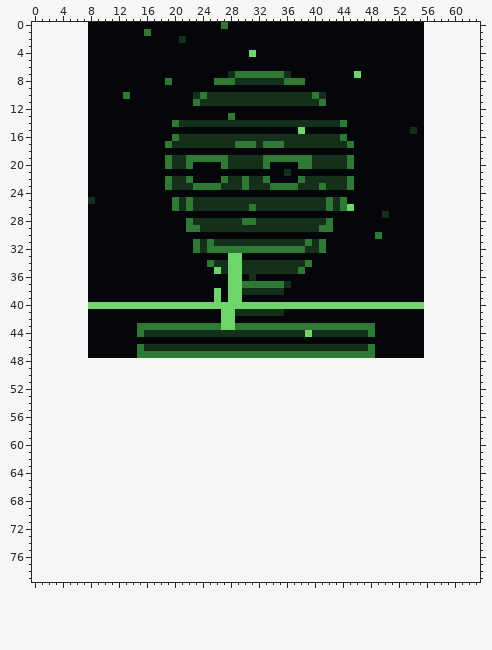
One commit to this pixel-art file: assets/portraits/port_dixie.aseprite. That is the earlier state.
48x48 pixels, 1 frame. The old version is drawn lined up with the new one, on the new canvas.
Now the later version:
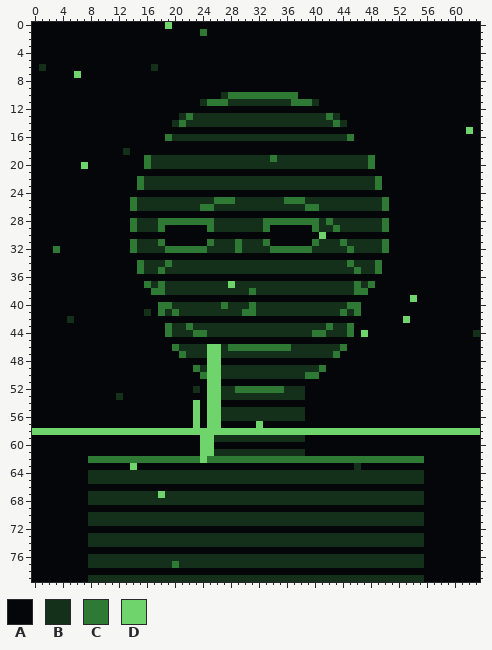
Palette (. is transparent): A #05060a  B #14301a  C #2e7a35  D #6ed46b
The edit:
canvas 48x48 -> 64x80, the old top-left corner now at 8,0
Changed rows in their new state; - is an unchanged pixel.
first column x 0:
 0 AAAAAAAA-----------D-------A----------------------------AAAAAAAA
 1 AAAAAAAA--------A-------C-------------------------------AAAAAAAA
 2 AAAAAAAA-------------A----------------------------------AAAAAAAA
 3 AAAAAAAA------------------------------------------------AAAAAAAA
 4 AAAAAAAA-----------------------A------------------------AAAAAAAA
 5 AAAAAAAA------------------------------------------------AAAAAAAA
 6 ABAAAAAA---------B--------------------------------------AAAAAAAA
 7 AAAAAADA--------------------AAAAAAAAA---------A---------AAAAAAAA
 8 AAAAAAAA-----------A------AAAAAAAAAAAAA-----------------AAAAAAAA
 9 AAAAAAAA------------------------------------------------AAAAAAAA
10 AAAAAAAA-----A---------AAAA-CCCCCCCCCCAAAA--------------AAAAAAAA
11 AAAAAAAA---------------A-CCC---------CCC-A--------------AAAAAAAA
12 AAAAAAAA------------------------------------------------AAAAAAAA
13 AAAAAAAA-------------BCBBBBBBBBBBBBBBBBBBBCB------------AAAAAAAA
14 AAAAAAAA------------BC---------------------CB-----------AAAAAAAA
15 AAAAAAAA------------------------------A---------------A-AAAAAADA
16 AAAAAAAA-----------CB-----------------------BC----------AAAAAAAA
17 AAAAAAAA-----------AAAAAAAAAAAAAAAAAAAAAAAAAAA----------AAAAAAAA
18 AAAAAAAA-----B------------------------------------------AAAAAAAA
19 AAAAAAAA--------CBBB--BBBBBB-----B-BBBBB-----BBBC-------AAAAAAAA
20 AAAAAAAD--------CBBB--BBBBBB-----BBBBBBB-----BBBC-------AAAAAAAA
21 AAAAAAAA----------------------------A-------------------AAAAAAAA
22 AAAAAAAA-------CBBBB--BBBBBB--B--BBBBBB------BBBBC------AAAAAAAA
23 AAAAAAAA-------CBBBB---BBBB---B---BBBB---B---BBBBC------AAAAAAAA
24 AAAAAAAA------------------------------------------------AAAAAAAA
25 AAAAAAAAA-----CBBBBBB-B---CCC-------CCC---B-BBBBBBC-----AAAAAAAA
26 AAAAAAAA------CBBBBBB-B-CC-----B-------CC-B-BBBBBBC-----AAAAAAAA
27 AAAAAAAA------------------------------------------A-----AAAAAAAA
28 AAAAAAAA------CBBBCCCC-CCC----BB-CCCCCCCC--BBBBBBBC-----AAAAAAAA
29 AAAAAAAA------CBBBC---AAAC-------CAAAAAACBBCBBBBBBC-----AAAAAAAA
30 AAAAAAAA---------------------------------D-------A------AAAAAAAA
31 AAAAAAAA------CBBBC----AA----C---CAAAAAACBBBCBBBBBC-----AAAAAAAA
32 AAACAAAA------CBBBBCCCC-CBBBB-BBBB-----C-BBBBCBBBBC-----AAAAAAAA
33 AAAAAAAA--------------------AA--------------------------AAAAAAAA
34 AAAAAAAA-------CBBBCBBBBBB--BB---------BBBBBBCBBBC------AAAAAAAA
35 AAAAAAAA-------CBBCBBBBBBBB-BB--------BBBBBBBBCBBC------AAAAAAAA
36 AAAAAAAA--------------------AA-A------------------------AAAAAAAA
37 AAAAAAAA--------CBCBBBBBBBBB-BBBBBBB-BBBBBBBBBCBC-------AAAAAAAA
38 AAAAAAAA---------CCBBBBBBBBBBB-C----BBBBBBBBBBCC--------AAAAAAAA
39 AAAAAAAA------------------A-AA------------------------D-AAAAAAAA
40 AAAAAAAAAAAAAAAAAACCBBBBBBBCBBBCBBBBBBBBBBBBBCCAAAAAAAAAAAAAAAAA
41 AAAAAAAA--------B-CBCBBBBBBBB-CC----BBBBBBBBCBC---------AAAAAAAA
42 AAAAABAA-------------------AA------------------------D--AAAAAAAA
43 AAAAAAAA-------AAAA-BB-BBBBBBBBBBBBBBBBBBB-BB-AAA-------AAAAAAAA
44 AAAAAAAA-------AAAAC---CC--------------BCC---CADA-------AAAAAAAB
45 AAAAAAAA------------------------------------------------AAAAAAAA
46 AAAAAAAA-------AAAAAC----DD-CCCCCCCCC-------CAAAA-------AAAAAAAA
47 AAAAAAAA-------AAAAAA-BBBDDBBBBBBBBBBBBBBBB-AAAAA-------AAAAAAAA
48 AAAAAAAAAAAAAAAAAAAAAAAAADDAAAAAAAAAAAAAAAAAAAAAAAAAAAAAAAAAAAAA
49 AAAAAAAAAAAAAAAAAAAAAAACBDDBBBBBBBBBBBBBBCAAAAAAAAAAAAAAAAAAAAAA
50 AAAAAAAAAAAAAAAAAAAAAAAACDDBBBBBBBBBBBBCCAAAAAAAAAAAAAAAAAAAAAAA
51 AAAAAAAAAAAAAAAAAAAAAAAAADDAAAAAAAAAAAAAAAAAAAAAAAAAAAAAAAAAAAAA
52 AAAAAAAAAAAAAAAAAAAAAAABADDBBCCCCCCCBBBAAAAAAAAAAAAAAAAAAAAAAAAA
53 AAAAAAAAAAAABAAAAAAAAAAAADDBBBBBBBBBBBBAAAAAAAAAAAAAAAAAAAAAAAAA
54 AAAAAAAAAAAAAAAAAAAAAAADADDAAAAAAAAAAAAAAAAAAAAAAAAAAAAAAAAAAAAA
55 AAAAAAAAAAAAAAAAAAAAAAADADDBBBBBBBBBBBBAAAAAAAAAAAAAAAAAAAAAAAAA
56 AAAAAAAAAAAAAAAAAAAAAAADADDBBBBBBBBBBBBAAAAAAAAAAAAAAAAAAAAAAAAA
57 AAAAAAAAAAAAAAAAAAAAAAADADDAAAAADAAAAAAAAAAAAAAAAAAAAAAAAAAAAAAA
58 DDDDDDDDDDDDDDDDDDDDDDDDDDDDDDDDDDDDDDDDDDDDDDDDDDDDDDDDDDDDDDDD
59 AAAAAAAAAAAAAAAAAAAAAAAADDBBBBBBBBBBBBBAAAAAAAAAAAAAAAAAAAAAAAAA
60 AAAAAAAAAAAAAAAAAAAAAAAADDAAAAAAAAAAAAAAAAAAAAAAAAAAAAAAAAAAAAAA
61 AAAAAAAAAAAAAAAAAAAAAAAADDBBBBBBBBBBBBBAAAAAAAAAAAAAAAAAAAAAAAAA
62 AAAAAAAACCCCCCCCCCCCCCCCDCCCCCCCCCCCCCCCCCCCCCCCCCCCCCCCAAAAAAAA
63 AAAAAAAAAAAAAADAAAAAAAAAAAAAAAAAAAAAAAAAAAAAAABAAAAAAAAAAAAAAAAA
64 AAAAAAAABBBBBBBBBBBBBBBBBBBBBBBBBBBBBBBBBBBBBBBBBBBBBBBBAAAAAAAA
65 AAAAAAAABBBBBBBBBBBBBBBBBBBBBBBBBBBBBBBBBBBBBBBBBBBBBBBBAAAAAAAA
66 AAAAAAAAAAAAAAAAAAAAAAAAAAAAAAAAAAAAAAAAAAAAAAAAAAAAAAAAAAAAAAAA
67 AAAAAAAABBBBBBBBBBDBBBBBBBBBBBBBBBBBBBBBBBBBBBBBBBBBBBBBAAAAAAAA
68 AAAAAAAABBBBBBBBBBBBBBBBBBBBBBBBBBBBBBBBBBBBBBBBBBBBBBBBAAAAAAAA
69 AAAAAAAAAAAAAAAAAAAAAAAAAAAAAAAAAAAAAAAAAAAAAAAAAAAAAAAAAAAAAAAA
70 AAAAAAAABBBBBBBBBBBBBBBBBBBBBBBBBBBBBBBBBBBBBBBBBBBBBBBBAAAAAAAA
71 AAAAAAAABBBBBBBBBBBBBBBBBBBBBBBBBBBBBBBBBBBBBBBBBBBBBBBBAAAAAAAA
72 AAAAAAAAAAAAAAAAAAAAAAAAAAAAAAAAAAAAAAAAAAAAAAAAAAAAAAAAAAAAAAAA
73 AAAAAAAABBBBBBBBBBBBBBBBBBBBBBBBBBBBBBBBBBBBBBBBBBBBBBBBAAAAAAAA
74 AAAAAAAABBBBBBBBBBBBBBBBBBBBBBBBBBBBBBBBBBBBBBBBBBBBBBBBAAAAAAAA
75 AAAAAAAAAAAAAAAAAAAAAAAAAAAAAAAAAAAAAAAAAAAAAAAAAAAAAAAAAAAAAAAA
76 AAAAAAAABBBBBBBBBBBBBBBBBBBBBBBBBBBBBBBBBBBBBBBBBBBBBBBBAAAAAAAA
77 AAAAAAAABBBBBBBBBBBBCBBBBBBBBBBBBBBBBBBBBBBBBBBBBBBBBBBBAAAAAAAA
78 AAAAAAAAAAAAAAAAAAAAAAAAAAAAAAAAAAAAAAAAAAAAAAAAAAAAAAAAAAAAAAAA
79 AAAAAAAABBBBBBBBBBBBBBBBBBBBBBBBBBBBBBBBBBBBBBBBBBBBBBBBAAAAAAAA
Boxes around the changes in both pictures, in picture pixels (x1, y1, x2, y2):
changed: (32, 22, 480, 582)
